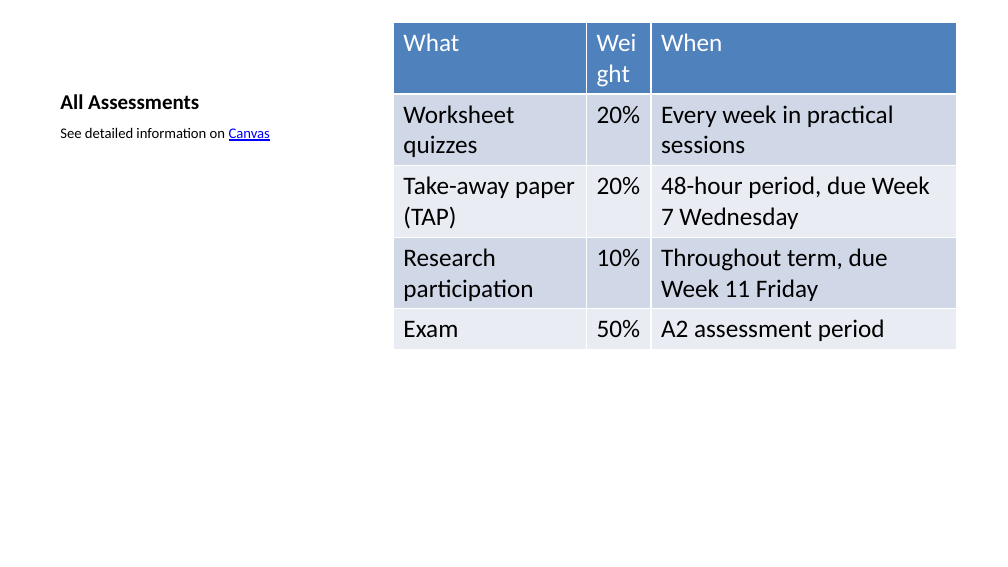
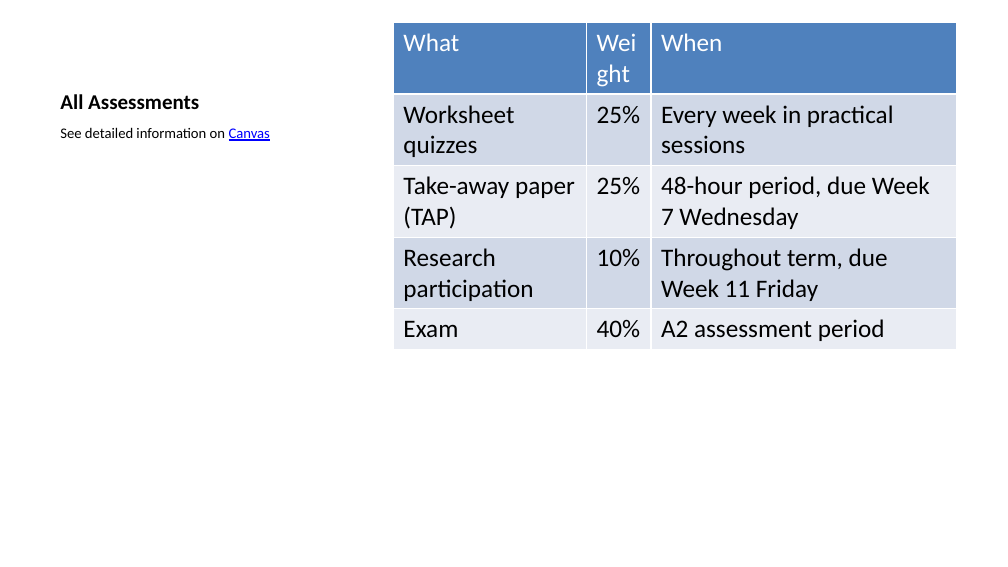
Before and after one commit to SussexPsychMethods/and_lectures, a slide deck: slide 21 of 2026/lecture_01.pptx. Drawn at 1008x567 pixels with LibreOffice and Linux fonts; fonts in the diff are those of the drawing. Boxes give left, top, right and bottom in pixels: in the first picture for what was removed or moved away, otherwise in the second. Text is boxed around its words. In the diff, an @@ line names an element or a change of style, - is before the commit and + after.

Commit message:
Update lecture_01

```diff
--- a/2026/lecture_01.pptx
+++ b/2026/lecture_01.pptx
@@ table at box(393, 22, 957, 505) @@
-row 2, column 2: 20%
+row 2, column 2: 25%
-row 3, column 2: 20%
+row 3, column 2: 25%
-row 5, column 2: 50%
+row 5, column 2: 40%
```
Also in this commit, not shown: 1 other slide changed, 1 slide added, 1 other file.
